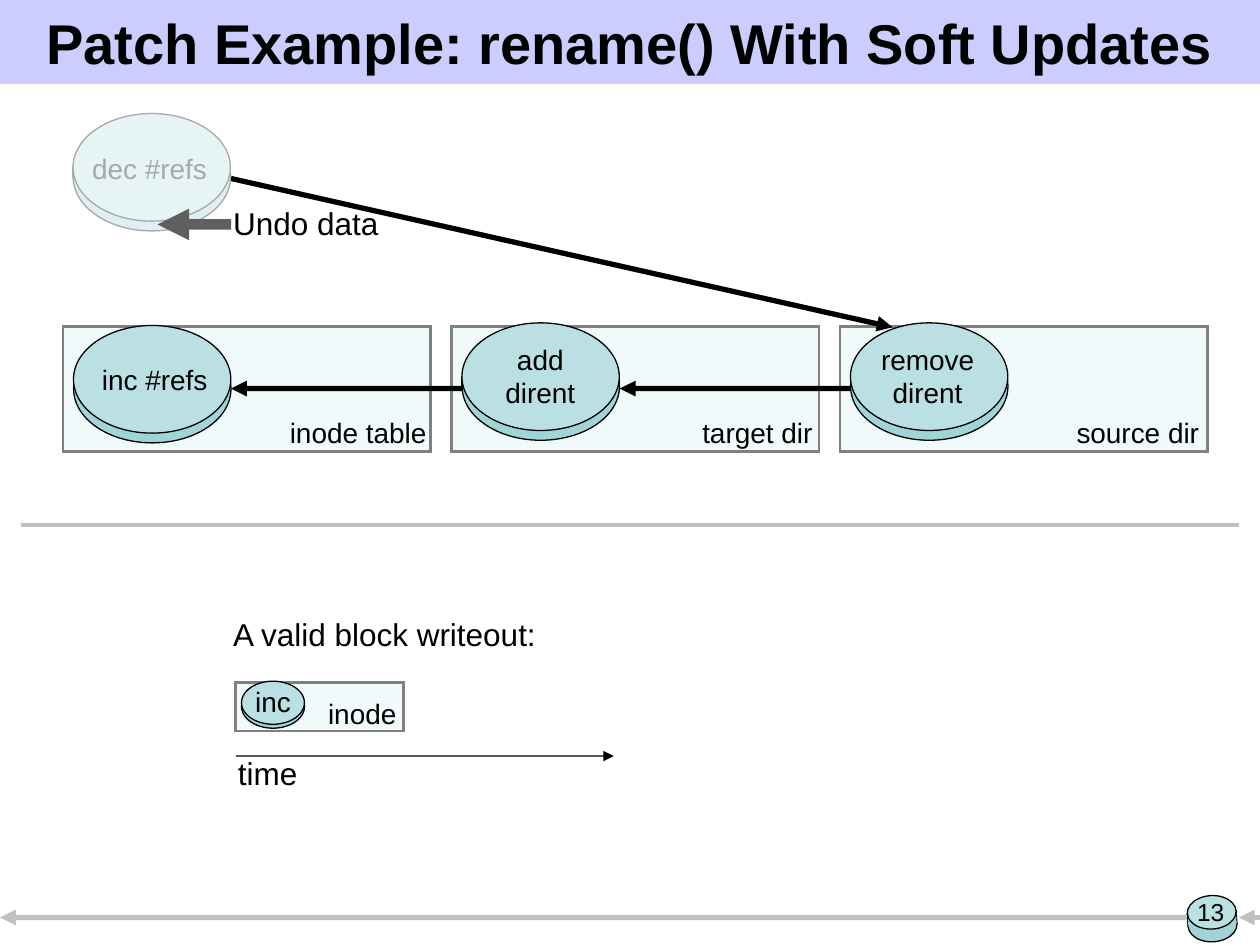
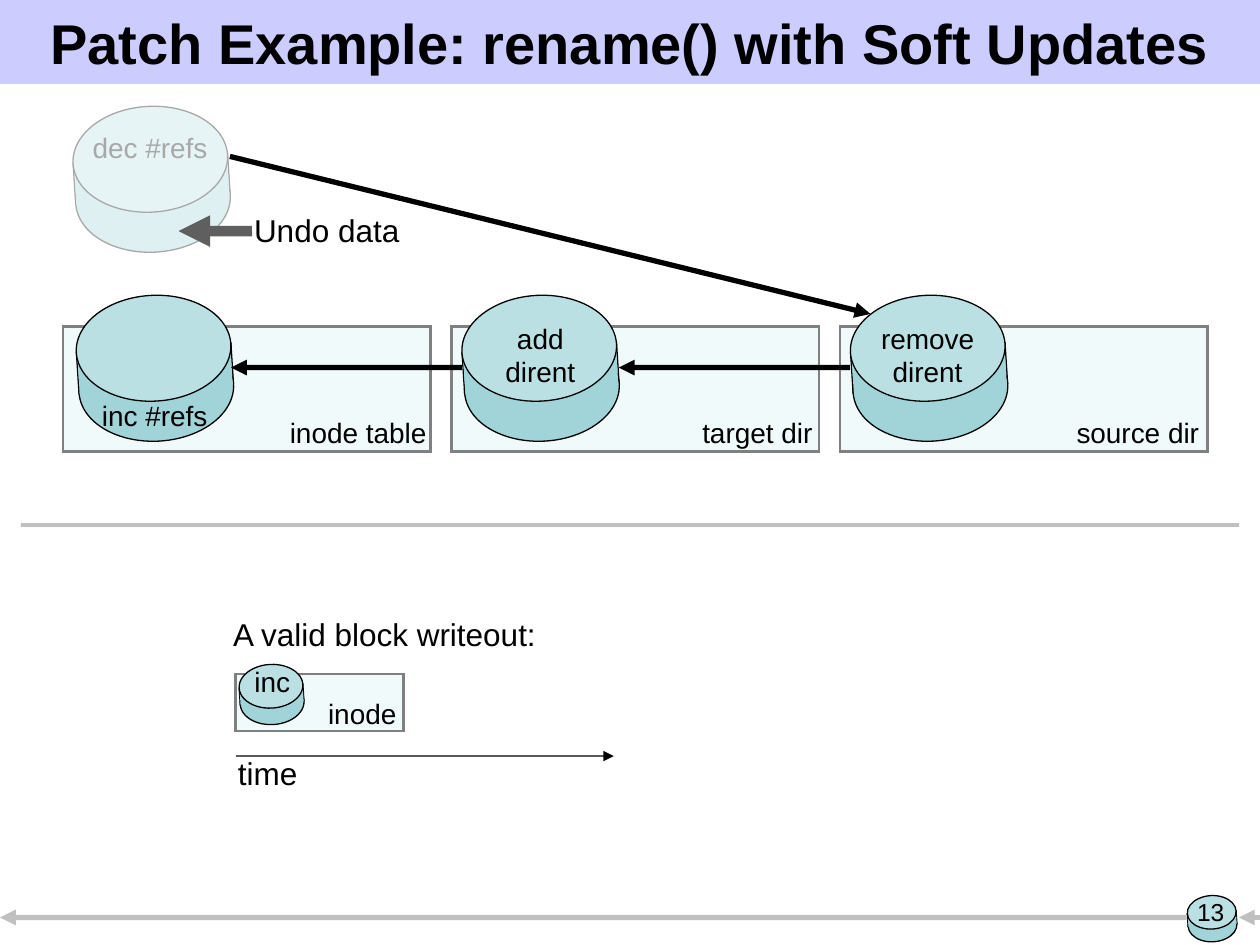
Before and after one commit to ucla-readable/fstitch-doc, a slide deck: slide 13 of sosp/pres.ppt. Drawn at 1260x945 pixels with LibreOffice and Linux fonts; fonts in the diff are those of the drawing. Boxes give left, top, right and bottom in pixels: in the first picture for what was removed or moved away, otherwise in the second. Text is boxed around its words. In the diff, an @@ line names an element or a change of style, - is before the commit and + after.

Commit message:
Revert to e48819c1fccedc65bc6fd3e7aae8819ba793f86e (Remove crash todo...) to move from thin back to thick patches.

```diff
--- a/sosp/pres.ppt
+++ b/sosp/pres.ppt
@@ title at <box>50,23,1208,75</box>: text changed @@
-Patch Example: rename() With Soft Updates
+Patch Example: rename() with Soft Updates
@@ rectangle: place and size @@
-rectangle at <box>63,105,231,241</box>
+rectangle at <box>63,94,252,262</box>
@@ arrow moved from (231, 179) - (892, 328) to (229, 156) - (871, 314) @@
@@ text "Undo data": place and size @@
-text "Undo data" at <box>233,210,378,236</box>
+text "Undo data" at <box>254,219,399,243</box>
@@ arrow moved from (231, 224) - (158, 224) to (252, 231) - (179, 231) @@
@@ rotation 0 to 356 degrees in 20 elements at <box>462,331,623,445</box>, <box>850,331,1011,445</box>, <box>77,331,237,445</box>, <box>70,102,231,216</box>, <box>240,679,306,726</box>, <box>73,142,233,256</box>, <box>238,662,305,710</box>, <box>460,291,620,405</box>, <box>848,291,1008,405</box>, <box>74,291,235,405</box>, <box>74,155,230,205</box>, <box>73,154,230,204</box>, <box>463,344,619,394</box>, <box>852,344,1008,394</box>, <box>77,344,233,394</box>, <box>239,685,303,705</box>, <box>463,343,620,393</box>, <box>851,343,1008,393</box>, <box>239,683,304,704</box>, <box>77,343,234,393</box> @@
@@ 4 texts, 2 arrows: place and size @@
-4 texts, 2 arrows at <box>92,159,974,713</box>
+4 texts, 2 arrows at <box>93,138,974,693</box>
@@ text "inc #refs" rewrapped from <box>102,369,207,391</box> to <box>102,405,207,431</box> @@
@@ rectangle: place and size @@
-rectangle at <box>236,683,403,732</box>
+rectangle at <box>236,674,403,731</box>
```
Also in this commit, not shown: 18 other slides changed, 2 slides added, 1 slide removed.
